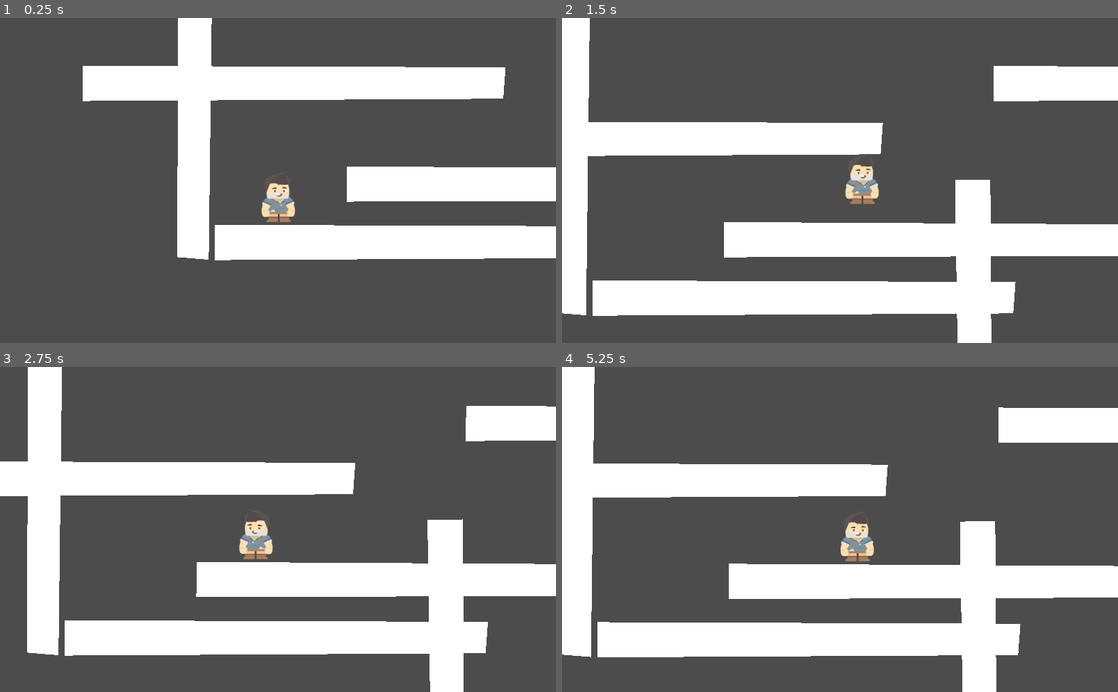
Above: before the commit, frames 1-4 (two rows, left to right).
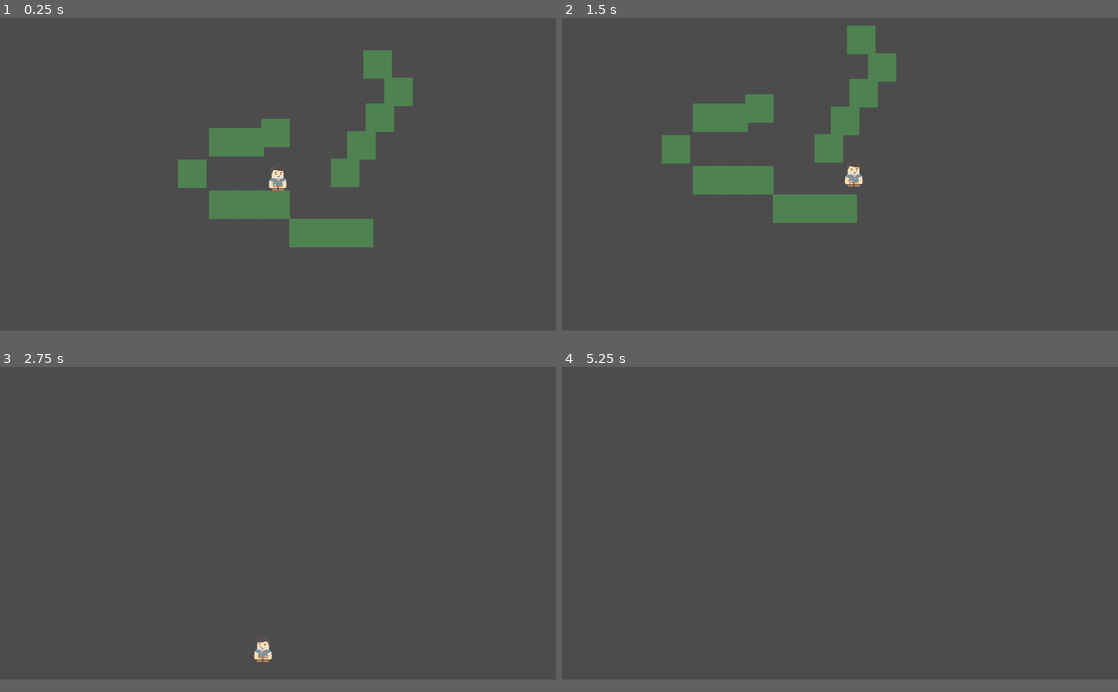
Above: after the commit, the same moments.

Repository: slavikse/life_is_not_the_end
Game: Godot game, scene res://scenes/main.tscn
Same seed, same stepped clock (60 frames per second), same inputs: the game is played once before the commit and once after it.
Inputs:
- Up to frame 1 (0.25 s): no input
- Up to frame 2 (1.5 s): hold Space (ui_select) 0.53-1.28 s; hold D (ui_right) from 0.53 s (still down); tap Space (ui_select) at 1.35 s
- Up to frame 3 (2.75 s): tap Space (ui_select) at 1.52, 1.82 s; release D (ui_right) at 2.03 s; hold A (ui_left) from 2.03 s (still down); hold Space (ui_select) from 2.03 s (still down)
- Up to frame 4 (5.25 s): release A (ui_left) at 2.78 s; release Space (ui_select) at 2.78 s; hold D (ui_right) 2.78-4.28 s; tap Space (ui_select) at 2.85, 3.02, 3.32, 4.35, 4.52, 4.82 s; hold Space (ui_select) 3.53-4.28 s; tap Enter at 4.25 s; hold A (ui_left) 4.28-5.03 s; hold D (ui_right) from 5.03 s (still down); hold Space (ui_select) from 5.03 s (still down)
In our replay, the window is 800x468 before the commit and 800x450 after it. These sizes can differ from the game's own. Grey fills any space a smaller window leaves; there, only what the larger window draws over its background counts as a difference.

The runs differ from the first frame. In frame 1, 26% of the frame differs, in the area x 14-100%, y 0-75%; in frame 2, 35%, in the area x 0-100%, y 0-100%; in frame 3, 30%; in frame 4, 30%.

Commit message:
Хорошая система прыжков!
Доведён до ума алгоритм для прыжков и бега: адаптивный прыжок на основе долгого нажатия на "прыжок", плавные разгон и затухание бега, ожидаемая реакция на препядствия.

Добавлен компонент блока с реакцией на пересечения с боковыми пластинами.

Настроено разрешение целевого экрана для запуска игры.

Перестроен уровень.

Diff:
--- a/project.godot
+++ b/project.godot
@@ -39,9 +39,11 @@
 
 [display]
 
+window/size/width=1920
+window/size/height=1080
 window/size/resizable=false
 window/stretch/mode="2d"
-window/stretch/aspect="keep"
+window/stretch/aspect="expand"
 
 [gdnative]
 
--- /dev/null
+++ b/scenes/components/level/block.tscn
@@ -0,0 +1,78 @@
+[gd_scene load_steps=7 format=2]
+
+[ext_resource path="res://scripts/components/level/block/plates.gd" type="Script" id=1]
+
+[sub_resource type="RectangleShape2D" id=1]
+extents = Vector2( 9.6, 9.6 )
+
+[sub_resource type="RectangleShape2D" id=2]
+extents = Vector2( 9.6, 1.6 )
+
+[sub_resource type="RectangleShape2D" id=4]
+extents = Vector2( 1.6, 9.6 )
+
+[sub_resource type="RectangleShape2D" id=6]
+extents = Vector2( 9.6, 1.6 )
+
+[sub_resource type="RectangleShape2D" id=8]
+extents = Vector2( 1.6, 9.6 )
+
+[node name="Block" type="StaticBody2D"]
+scale = Vector2( 5, 5 )
+collision_layer = 0
+script = ExtResource( 1 )
+
+[node name="Polygon2D" type="Polygon2D" parent="."]
+color = Color( 0.309804, 0.517647, 0.321569, 1 )
+antialiased = true
+polygon = PoolVector2Array( 9.6, 9.6, -9.6, 9.6, -9.6, -9.6, 9.6, -9.6 )
+__meta__ = {
+"_edit_lock_": true
+}
+
+[node name="CollisionShape2D" type="CollisionShape2D" parent="."]
+visible = false
+shape = SubResource( 1 )
+__meta__ = {
+"_edit_lock_": true
+}
+
+[node name="Plates" type="Node2D" parent="."]
+visible = false
+light_mask = 0
+__meta__ = {
+"_edit_group_": true,
+"_edit_lock_": true
+}
+
+[node name="Plate_Top" type="Area2D" parent="Plates"]
+
+[node name="CollisionShape2D" type="CollisionShape2D" parent="Plates/Plate_Top"]
+light_mask = 0
+position = Vector2( -1.42109e-14, -9.6 )
+shape = SubResource( 2 )
+
+[node name="Plate_Right" type="Area2D" parent="Plates"]
+
+[node name="CollisionShape2D" type="CollisionShape2D" parent="Plates/Plate_Right"]
+light_mask = 0
+position = Vector2( 9.6, -1.19209e-07 )
+shape = SubResource( 4 )
+
+[node name="Plate_Bottom" type="Area2D" parent="Plates"]
+
+[node name="CollisionShape2D" type="CollisionShape2D" parent="Plates/Plate_Bottom"]
+light_mask = 0
+position = Vector2( 0, 9.6 )
+shape = SubResource( 6 )
+
+[node name="Plate_Left" type="Area2D" parent="Plates"]
+
+[node name="CollisionShape2D" type="CollisionShape2D" parent="Plates/Plate_Left"]
+light_mask = 0
+position = Vector2( -9.6, 0 )
+shape = SubResource( 8 )
+[connection signal="body_entered" from="Plates/Plate_Top" to="." method="_on_Plate_Top_body_entered"]
+[connection signal="body_entered" from="Plates/Plate_Right" to="." method="_on_Plate_Right_body_entered"]
+[connection signal="body_entered" from="Plates/Plate_Bottom" to="." method="_on_Plate_Bottom_body_entered"]
+[connection signal="body_entered" from="Plates/Plate_Left" to="." method="_on_Plate_Left_body_entered"]
--- /dev/null
+++ b/scenes/gui.tscn
@@ -0,0 +1,6 @@
+[gd_scene load_steps=2 format=2]
+
+[ext_resource path="res://scripts/gui.gd" type="Script" id=1]
+
+[node name="Node2D" type="Node2D"]
+script = ExtResource( 1 )
--- a/scenes/levels/level_01.tscn
+++ b/scenes/levels/level_01.tscn
@@ -2,115 +2,57 @@
 
 [ext_resource path="res://scripts/levels/level_01.gd" type="Script" id=1]
 [ext_resource path="res://scenes/player.tscn" type="PackedScene" id=2]
+[ext_resource path="res://scenes/components/level/block.tscn" type="PackedScene" id=3]
 
-[sub_resource type="RectangleShape2D" id=1]
-extents = Vector2( 396.251, 37.2896 )
-
-[node name="Node2D" type="Node2D"]
+[node name="Level" type="Node2D"]
 script = ExtResource( 1 )
 
-[node name="StaticBody2D" type="StaticBody2D" parent="."]
-position = Vector2( 680.433, 365.334 )
-__meta__ = {
-"_edit_group_": true
-}
+[node name="Blocks" type="Node2D" parent="."]
 
-[node name="CollisionShape2D" type="CollisionShape2D" parent="StaticBody2D"]
-position = Vector2( -128.145, 264.298 )
-shape = SubResource( 1 )
+[node name="Block" parent="Blocks" instance=ExtResource( 3 )]
+position = Vector2( 224, 564 )
 
-[node name="Polygon2D" type="Polygon2D" parent="StaticBody2D"]
-position = Vector2( 6.10352e-05, -3.05176e-05 )
-polygon = PoolVector2Array( 260.435, 234.658, -518.796, 231.83, -518.796, 296.884, 256.193, 292.641 )
+[node name="Block2" parent="Blocks" instance=ExtResource( 3 )]
+position = Vector2( 501, 662 )
 
-[node name="StaticBody2D5" type="StaticBody2D" parent="."]
-position = Vector2( 436.157, 71.6694 )
-__meta__ = {
-"_edit_group_": true
-}
+[node name="Block3" parent="Blocks" instance=ExtResource( 3 )]
+position = Vector2( 405, 316 )
 
-[node name="CollisionShape2D" type="CollisionShape2D" parent="StaticBody2D5"]
-position = Vector2( -128.145, 264.298 )
-shape = SubResource( 1 )
+[node name="Block4" parent="Blocks" instance=ExtResource( 3 )]
+position = Vector2( 224, 348 )
 
-[node name="Polygon2D" type="Polygon2D" parent="StaticBody2D5"]
-position = Vector2( 6.10352e-05, -3.05176e-05 )
-polygon = PoolVector2Array( 260.435, 234.658, -518.796, 231.83, -518.796, 296.884, 256.193, 292.641 )
+[node name="Block5" parent="Blocks" instance=ExtResource( 3 )]
+position = Vector2( 316, 348 )
 
-[node name="StaticBody2D2" type="StaticBody2D" parent="."]
-position = Vector2( 386.84, 403.117 )
-rotation = 1.57935
-__meta__ = {
-"_edit_group_": true
-}
+[node name="Block6" parent="Blocks" instance=ExtResource( 3 )]
+position = Vector2( 316, 564 )
 
-[node name="CollisionShape2D" type="CollisionShape2D" parent="StaticBody2D2"]
-position = Vector2( -128.145, 264.298 )
-shape = SubResource( 1 )
+[node name="Block7" parent="Blocks" instance=ExtResource( 3 )]
+position = Vector2( 405, 564 )
 
-[node name="Polygon2D" type="Polygon2D" parent="StaticBody2D2"]
-position = Vector2( 6.10352e-05, -3.05176e-05 )
-polygon = PoolVector2Array( 260.435, 234.658, -518.796, 231.83, -518.796, 296.884, 256.193, 292.641 )
+[node name="Block8" parent="Blocks" instance=ExtResource( 3 )]
+position = Vector2( 597, 662 )
 
-[node name="StaticBody2D3" type="StaticBody2D" parent="."]
-position = Vector2( 1487.55, 268.052 )
-rotation = 1.56154
-__meta__ = {
-"_edit_group_": true
-}
+[node name="Block9" parent="Blocks" instance=ExtResource( 3 )]
+position = Vector2( 829, 174 )
 
-[node name="CollisionShape2D" type="CollisionShape2D" parent="StaticBody2D3"]
-position = Vector2( -128.145, 264.298 )
-shape = SubResource( 1 )
+[node name="Block10" parent="Blocks" instance=ExtResource( 3 )]
+position = Vector2( 701, 359 )
 
-[node name="Polygon2D" type="Polygon2D" parent="StaticBody2D3"]
-position = Vector2( 6.10352e-05, -3.05176e-05 )
-polygon = PoolVector2Array( 260.435, 234.658, -518.796, 231.83, -518.796, 296.884, 256.193, 292.641 )
+[node name="Block11" parent="Blocks" instance=ExtResource( 3 )]
+position = Vector2( 765, 263 )
 
-[node name="StaticBody2D6" type="StaticBody2D" parent="."]
-position = Vector2( 1131.15, 927.463 )
-rotation = 1.56154
-__meta__ = {
-"_edit_group_": true
-}
+[node name="Block12" parent="Blocks" instance=ExtResource( 3 )]
+position = Vector2( 757, 79 )
 
-[node name="CollisionShape2D" type="CollisionShape2D" parent="StaticBody2D6"]
-position = Vector2( -128.145, 264.298 )
-shape = SubResource( 1 )
+[node name="Block13" parent="Blocks" instance=ExtResource( 3 )]
+position = Vector2( 117, 457 )
 
-[node name="Polygon2D" type="Polygon2D" parent="StaticBody2D6"]
-position = Vector2( 6.10352e-05, -3.05176e-05 )
-polygon = PoolVector2Array( 260.435, 234.658, -518.796, 231.83, -518.796, 296.884, 256.193, 292.641 )
+[node name="Block14" parent="Blocks" instance=ExtResource( 3 )]
+position = Vector2( 693, 662 )
 
-[node name="StaticBody2D4" type="StaticBody2D" parent="."]
-position = Vector2( 923.175, 258.598 )
-rotation = 0.00205335
-__meta__ = {
-"_edit_group_": true
-}
-
-[node name="CollisionShape2D" type="CollisionShape2D" parent="StaticBody2D4"]
-position = Vector2( -128.145, 264.298 )
-shape = SubResource( 1 )
-
-[node name="Polygon2D" type="Polygon2D" parent="StaticBody2D4"]
-position = Vector2( 6.10352e-05, -3.05176e-05 )
-polygon = PoolVector2Array( 260.435, 234.658, -518.796, 231.83, -518.796, 296.884, 256.193, 292.641 )
-
-[node name="StaticBody2D7" type="StaticBody2D" parent="."]
-position = Vector2( 1419.74, -29.7271 )
-rotation = 0.00205335
-__meta__ = {
-"_edit_group_": true
-}
-
-[node name="CollisionShape2D" type="CollisionShape2D" parent="StaticBody2D7"]
-position = Vector2( -128.145, 264.298 )
-shape = SubResource( 1 )
-
-[node name="Polygon2D" type="Polygon2D" parent="StaticBody2D7"]
-position = Vector2( 6.10352e-05, -3.05176e-05 )
-polygon = PoolVector2Array( 260.435, 234.658, -518.796, 231.83, -518.796, 296.884, 256.193, 292.641 )
+[node name="Block15" parent="Blocks" instance=ExtResource( 3 )]
+position = Vector2( 645, 454 )
 
 [node name="KinematicBody2D" parent="." instance=ExtResource( 2 )]
-position = Vector2( 277.495, 461.651 )
+position = Vector2( 413, 446 )
--- a/scenes/main.tscn
+++ b/scenes/main.tscn
@@ -1,6 +1,8 @@
-[gd_scene load_steps=2 format=2]
+[gd_scene load_steps=3 format=2]
 
 [ext_resource path="res://scripts/main.gd" type="Script" id=1]
+[ext_resource path="res://scenes/levels/level_01.tscn" type="PackedScene" id=2]
 
 [node name="Node2D" type="Node2D"]
 script = ExtResource( 1 )
+level_01 = ExtResource( 2 )
--- a/scenes/player.tscn
+++ b/scenes/player.tscn
@@ -4,32 +4,33 @@
 [ext_resource path="res://scripts/player.gd" type="Script" id=2]
 
 [sub_resource type="RectangleShape2D" id=1]
-extents = Vector2( 29.565, 41.2547 )
+extents = Vector2( 22.4772, 44.595 )
 
-[node name="KinematicBody2D" type="KinematicBody2D"]
+[node name="Player" type="KinematicBody2D"]
 script = ExtResource( 2 )
 
-[node name="CollisionShape2D" type="CollisionShape2D" parent="."]
+[node name="Camera2D" type="Camera2D" parent="."]
 visible = false
-position = Vector2( 1, 14 )
-shape = SubResource( 1 )
+light_mask = -2147483648
+current = true
+process_mode = 0
+smoothing_enabled = true
+smoothing_speed = 10.0
+editor_draw_limits = true
+editor_draw_drag_margin = true
 __meta__ = {
 "_edit_lock_": true
 }
 
-[node name="Camera2D" type="Camera2D" parent="."]
+[node name="CollisionShape2D" type="CollisionShape2D" parent="."]
 visible = false
-current = true
-process_mode = 0
-smoothing_enabled = true
-smoothing_speed = 10.0
-__meta__ = {
-"_edit_lock_": true
-}
+light_mask = 0
+position = Vector2( 0, 10.5 )
+shape = SubResource( 1 )
 
 [node name="Sprite" type="Sprite" parent="."]
 texture = ExtResource( 1 )
-region_rect = Rect2( 143, 120, 3, 1 )
+offset = Vector2( -1.5, 0 )
 __meta__ = {
 "_edit_lock_": true
 }
--- /dev/null
+++ b/scripts/components/level/block/plates.gd
@@ -0,0 +1,19 @@
+extends Node
+
+signal plate_entered(value)
+
+
+func _on_Plate_Top_body_entered(body: KinematicBody2D) -> void:
+    emit_signal('plate_entered', 'top')
+
+
+func _on_Plate_Right_body_entered(body: KinematicBody2D) -> void:
+    emit_signal('plate_entered', 'right')
+
+
+func _on_Plate_Bottom_body_entered(body: KinematicBody2D) -> void:
+    emit_signal('plate_entered', 'bottom')
+
+
+func _on_Plate_Left_body_entered(body: KinematicBody2D) -> void:
+    emit_signal('plate_entered', 'left')
--- /dev/null
+++ b/scripts/gui.gd
@@ -0,0 +1,3 @@
+extends Node2D
+
+# TODO добавить сцену в автозагрузку, чтобы она была во всех сценах?
--- a/scripts/levels/level_01.gd
+++ b/scripts/levels/level_01.gd
@@ -1,5 +1 @@
-extends Node
-
-
-func _ready() -> void:
-    pass
+extends Node2D
--- a/scripts/main.gd
+++ b/scripts/main.gd
@@ -1,6 +1,8 @@
 extends Node
+
+export(PackedScene) var level_01: PackedScene
 
 
 func _ready() -> void:
     #warning-ignore:return_value_discarded
-    get_tree().change_scene('res://scenes/levels/level_01.tscn')
+    get_tree().change_scene_to(level_01)
--- a/scripts/player.gd
+++ b/scripts/player.gd
@@ -1,13 +1,22 @@
 extends KinematicBody2D
 
-const SPEED := 400
-const FIRST_POWER_JUMP := 160
-const POWER_JUMP := 90
-const GRAVITY := 90
-const ROOF := 800
+const FIRST_MOVE_SPEED := 40
+const MOVE_SPEED := 80
+const MOVE_SPEED_DECREASE := MOVE_SPEED * 1.5
+const MAX_MOVE_SPEED := 500
+
+const FIRST_JUMP_POWER := 160
+const JUMP_POWER := 80
+
+const GRAVITY := 80
+const GRAVITY_FREE_FALL := GRAVITY * 0.8
+
+const ROOF := 700
 const FLOOR := Vector2.UP
 
 var velocity := Vector2.ZERO;
+var is_move_left_pressed := false
+var is_move_right_pressed := false
 var is_jump_pressed := false
 
 onready var sprite := $Sprite as Sprite
@@ -17,49 +26,107 @@
 func _physics_process(delta: float) -> void:
     moving()
     jumping()
+    sprite_flip()
 
     #warning-ignore:return_value_discarded
     move_and_slide(velocity, FLOOR)
 
 
 func moving() -> void:
-    velocity.x = 0
+    if Input.is_action_just_pressed('ui_left'):
+        is_move_left_pressed = true
 
-    if Input.is_action_pressed('ui_left'):
-        velocity.x -= SPEED
+    if Input.is_action_just_released('ui_left'):
+        is_move_left_pressed = false
 
-    if Input.is_action_pressed('ui_right'):
-        velocity.x += SPEED
+    if Input.is_action_just_pressed('ui_right'):
+        is_move_right_pressed = true
 
-    if velocity.x != 0:
-        sprite.flip_h = velocity.x < 0
+    if Input.is_action_just_released('ui_right'):
+        is_move_right_pressed = false
+
+    if is_move_left_pressed and is_move_right_pressed:
+        velocity.x -= MOVE_SPEED_DECREASE
+
+        if velocity.x < 0:
+            velocity.x = 0
+    else:
+        if is_move_left_pressed:
+            if velocity.x == 0:
+                velocity.x = -FIRST_MOVE_SPEED
+            elif velocity.x > 0:
+                velocity.x = 0
+            else:
+                velocity.x -= MOVE_SPEED
+
+                if velocity.x < -MAX_MOVE_SPEED:
+                    velocity.x = -MAX_MOVE_SPEED
+        elif velocity.x < 0:
+            velocity.x += MOVE_SPEED_DECREASE
+
+            if velocity.x > 0:
+                velocity.x = 0
 
 
+        if is_move_right_pressed:
+            if velocity.x == 0:
+                velocity.x = FIRST_MOVE_SPEED
+            elif velocity.x < 0:
+                velocity.x = 0
+            else:
+                velocity.x += MOVE_SPEED
+
+                if velocity.x > MAX_MOVE_SPEED:
+                    velocity.x = MAX_MOVE_SPEED
+        elif velocity.x > 0:
+            velocity.x -= MOVE_SPEED_DECREASE
+
+            if velocity.x < 0:
+                velocity.x = 0
+
+    if is_on_wall():
+        velocity.x = 0
+
+
+# TODO отскоки от стен: is_on_wall
 func jumping() -> void:
+    first_jump()
+    stretched_jump()
+
     if Input.is_action_just_released('ui_select'):
         is_jump_pressed = false
 
-    if not is_jump_pressed and is_on_floor():
+
+# TODO иногда бывает что не срабатывает прыжок. может нужно триггерить метод "на земле", когда к ней приблизился достаточно близко
+#   сделать невидимую "нажимную" плиту над блоком, при пересечении с которой, будет считать, что игрок на полу.
+func first_jump() -> void:
+    # TODO заменить на собственное событие от блока, на который наступил персонаж.
+    if is_on_floor():
         velocity.y = 0
 
         if Input.is_action_just_pressed('ui_select'):
             is_jump_pressed = true
-            velocity.y = -FIRST_POWER_JUMP
+            velocity.y = -FIRST_JUMP_POWER
 
-    if is_jump_pressed and velocity.y > -ROOF and Input.is_action_pressed('ui_select'):
+
+func stretched_jump() -> void:
+    if is_jump_pressed and Input.is_action_pressed('ui_select') and velocity.y > -ROOF:
+        # TODO при прыжке не много зависает на потолке, когда есть ускорение вверх.
+        #   заменить механику на схожую, какая будет при прыжках
         if is_on_ceiling():
             Input.action_release('ui_select')
-            velocity.y = GRAVITY
-
+            is_jump_pressed = false
+            velocity.y = GRAVITY_FREE_FALL
         else:
-            velocity.y -= POWER_JUMP
+            velocity.y -= JUMP_POWER
 
             if velocity.y < -ROOF:
                 velocity.y = -ROOF
+    else:
+        is_jump_pressed = false
+        velocity.y += GRAVITY_FREE_FALL
 
-    elif velocity.y < ROOF:
-        is_jump_pressed = false
-        velocity.y += GRAVITY
 
-        if velocity.y > ROOF:
-            velocity.y = ROOF
+func sprite_flip() -> void:
+    if velocity.x != 0:
+        sprite.flip_h = velocity.x < 0
